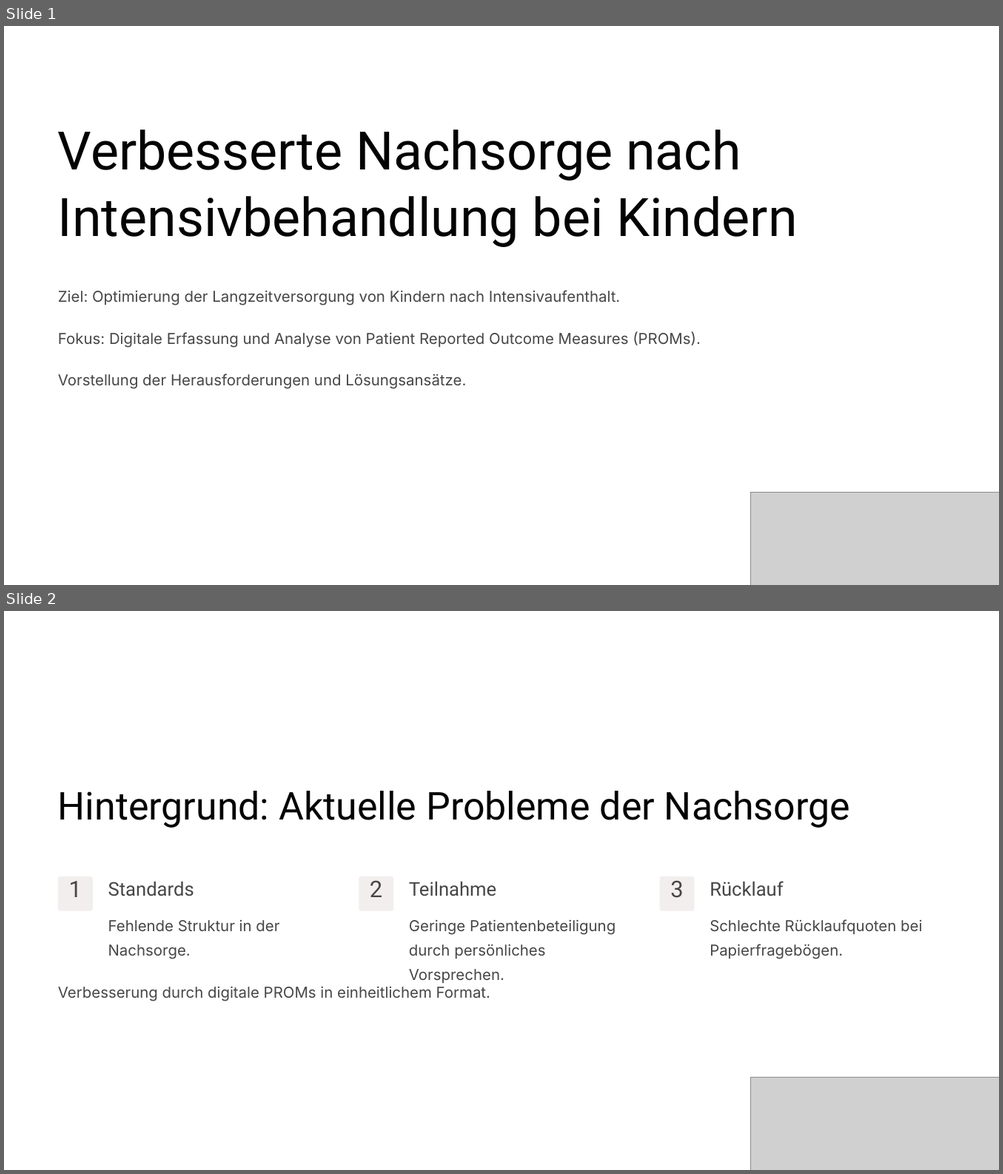
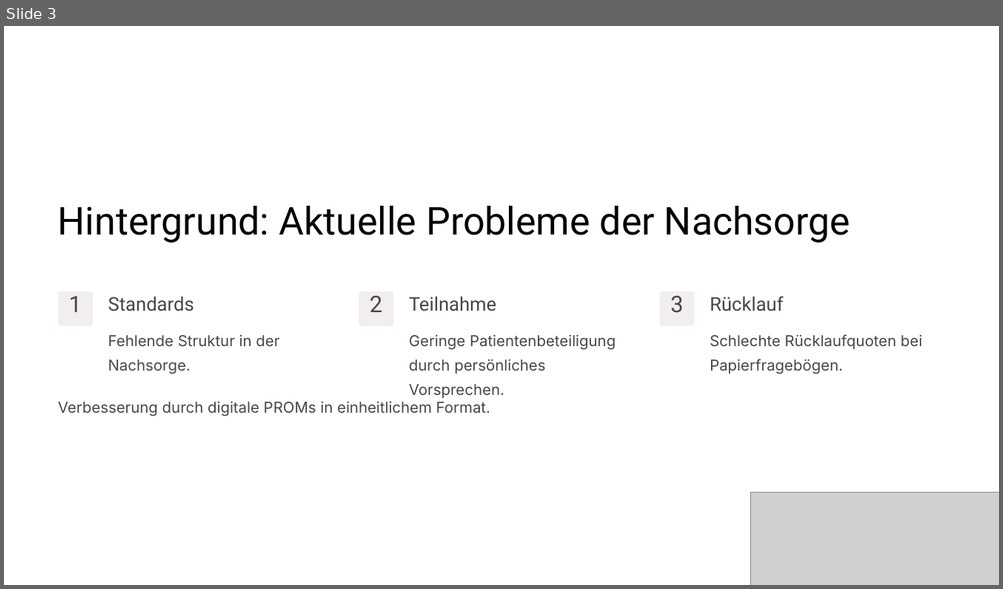
Before and after one commit to zdi-mainfranken/hch, a slide deck: UKW/kindercare/docs/KinderCare-final.pptx. Shown one above the other, each under a label of ours: slides 1 and 2 before the commit, slide 3 after it. The pictures are 1003x1174 and 1003x589 pixels, drawn with LibreOffice and Linux fonts; fonts in the diff are those of the drawing; grey boxes stand for pictures. Boxes give left, top, right and bottom in pixels: in the first picture for what was removed or moved away, otherwise in the second. Text is boxed around its words. In the diff, an @@ line names an element or a change of style, - is before the commit and + after.

Commit message:
add slide final and pdf

```diff
--- a/UKW/kindercare/docs/KinderCare-final.pptx
+++ b/UKW/kindercare/docs/KinderCare-final.pptx
@@ slide 1 removed at (4,26,999,585), background #FFFFFF; not listed: 1 template element that a slide beside it also shows @@
@@ text removed at (58,130,797,247) @@
-Verbesserte Nachsorge nach Intensivbehandlung bei Kindern
@@ text removed at (58,290,620,306) @@
-Ziel: Optimierung der Langzeitversorgung von Kindern nach Intensivaufenthalt.
@@ text removed at (58,332,700,348) @@
-Fokus: Digitale Erfassung und Analyse von Patient Reported Outcome Measures (PROMs).
@@ text removed at (58,374,466,389) @@
-Vorstellung der Herausforderungen und Lösungsansätze.
@@ picture removed at (750,492,999,585) @@
@@ what was slide 2 is now slide 3 @@
```
Also in this commit, not shown: 2 slides added, 1 other slide removed, 1 other file.
